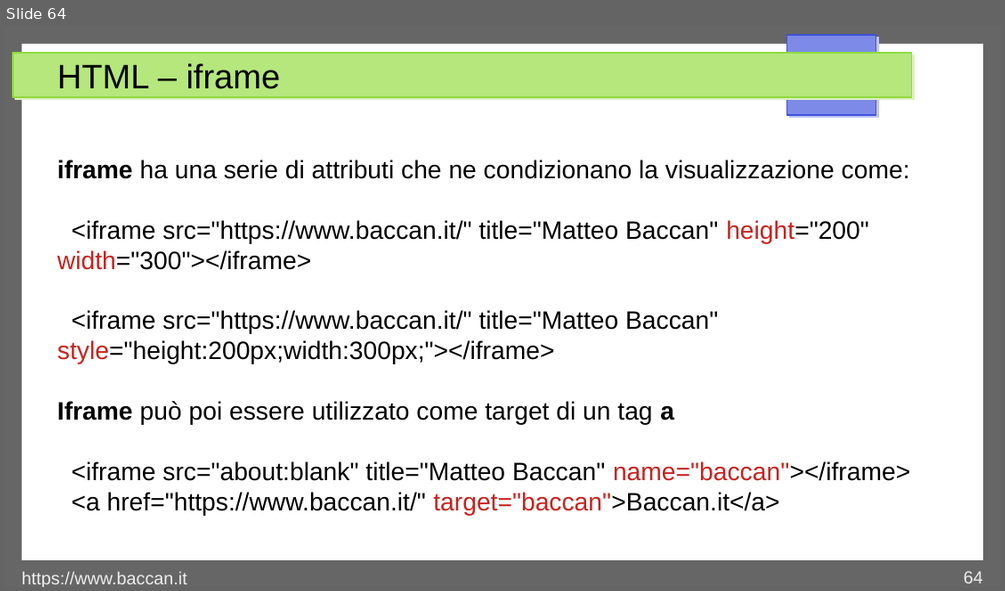
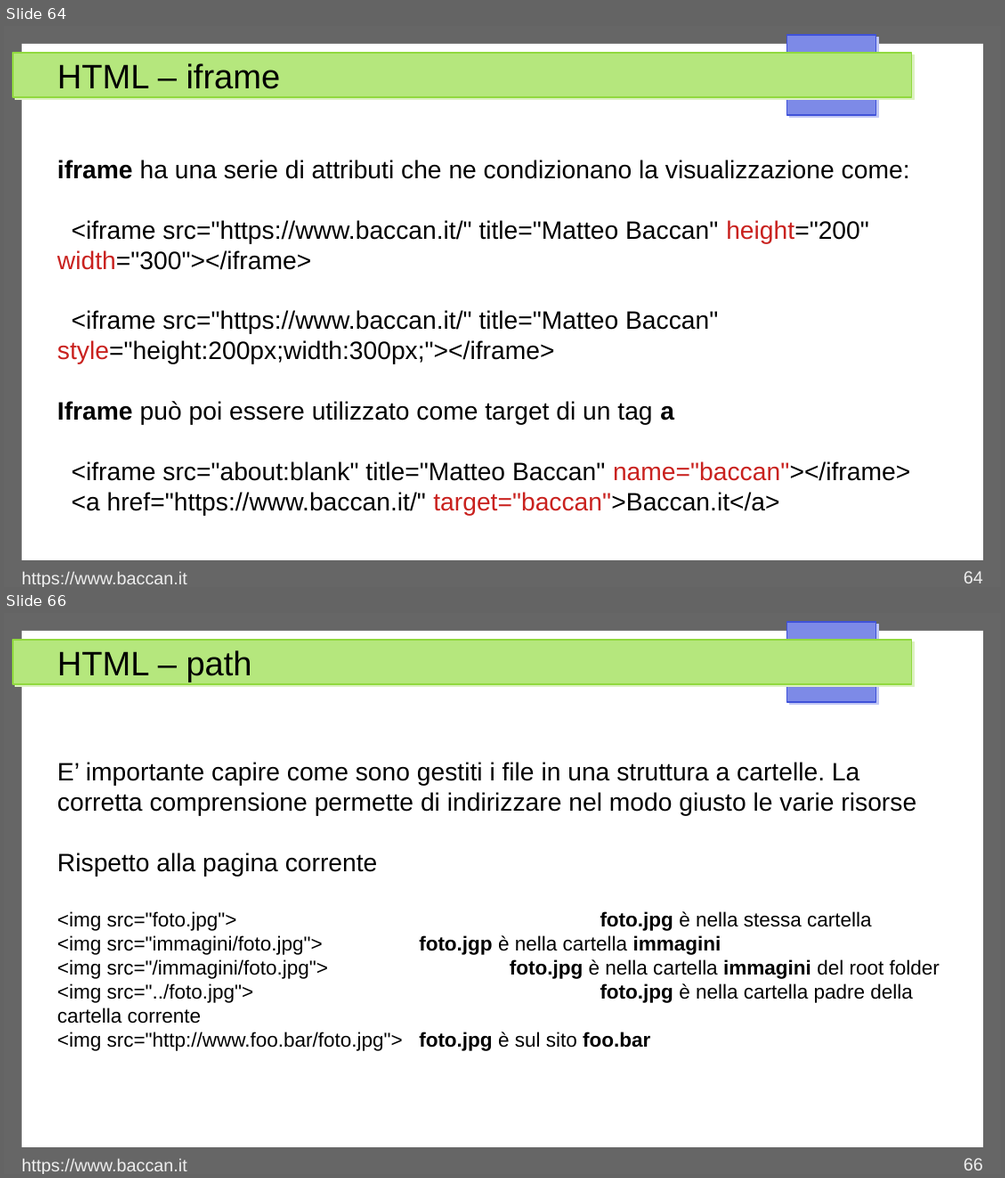
Before and after one commit to matteobaccan/CorsoHTML, a slide deck: Chapter_html.odp. Shown one above the other, each under a label of ours: slide 64 before the commit, slides 64 and 66 after it; the slides between them are not shown. The pictures are 1005x591 and 1005x1178 pixels, drawn with LibreOffice and Linux fonts; fonts in the diff are those of the drawing. Boxes give left, top, right and bottom in pixels: in the first picture for what was removed or moved away, otherwise in the second. Text is boxed around its words. In the diff, an @@ line names an element or a change of style, - is before the commit and + after.

```diff
--- a/Chapter_html.odp
+++ b/Chapter_html.odp
@@ slide 66 added at (4, 613, 1001, 1174), background #FFFFFF; not listed: 4 template elements that a slide beside it also shows @@
@@ title added at (57, 650, 252, 682), 27 pt, text #000000 @@
+HTML – path
@@ text added at (57, 762, 939, 1051), 16 pt, text #000000 @@
+E’ importante capire come sono gestiti i file in una struttura a cartelle. La corretta comprensione permette di indirizzare nel modo giusto le varie risorse
+Rispetto alla pagina corrente
+<img src="foto.jpg"> foto.jpg è nella stessa cartella
+<img src="immagini/foto.jpg"> foto.jgp è nella cartella immagini
+<img src="/immagini/foto.jpg"> foto.jpg è nella cartella immagini del root folder
+<img src="../foto.jpg"> foto.jpg è nella cartella padre della cartella corrente
+<img src="http://www.foo.bar/foto.jpg"> foto.jpg è sul sito foo.bar
@@ text added at (22, 1158, 187, 1174), 14 pt, text #EEEEEE @@
+https://www.baccan.it
@@ page number added at (963, 1158, 983, 1170), 14 pt, text #EEEEEE @@
+66
```
Also in this commit, not shown: 10 other slides added, 4 other files.
